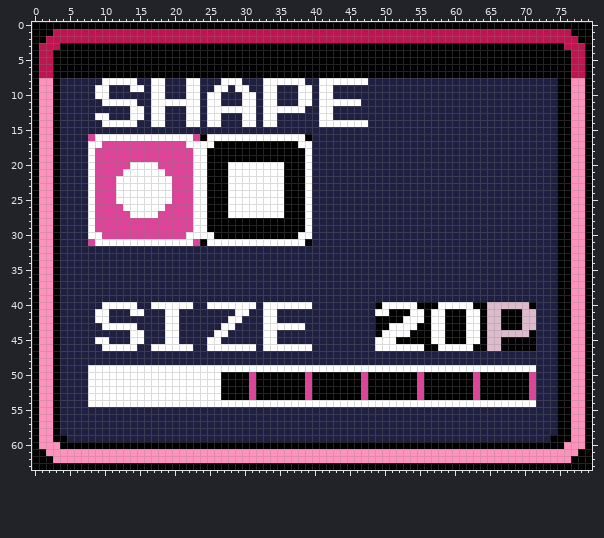
Two states of a pixel-art file, assets/bottom_ui_2.aseprite. The picture above was drawn from the file before the commit.
80x64 pixels, 1 frame.
And afterwards:
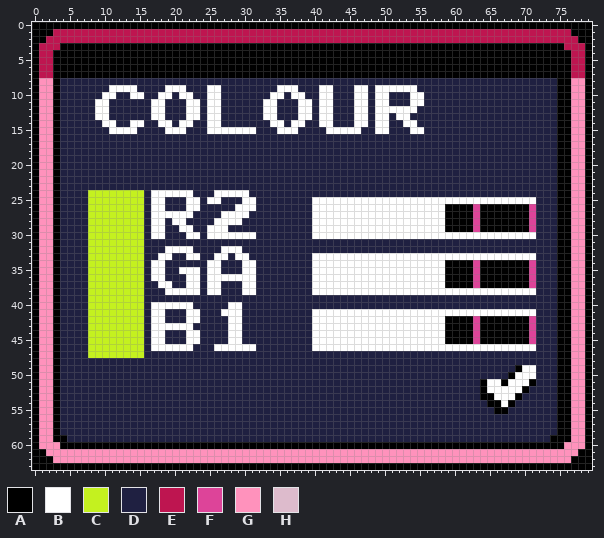
Palette (. is transparent): A #000000  B #ffffff  C #c4f11f  D #1f2041  E #be1550  F #dd4499  G #ff92bc  H #ddbbcc
The exact change:
layer "Layer 3" now hidden
layer "Layer 2" now shown
Changed rows in their new state; - is an unchanged pixel.
first column x 8:
 8 --DDDDD--DD---DD---DDD---DDDDDD--DDDDDDD------------------------
 9 -DDBBB-D-DDBBBDD-B-D-DD--DDBBBDD------BB-BBBBBB-----------------
10 -D-B--BB-D-B-B-D------DD-D-B-B-D------BB-BB---BB----------------
11 -B-DDDD----DDD--------DD-----------DDD-B-BB---BB----------------
12 -BB---DD-----------DDDDD---DDD-B------BB-BBBBBB-----------------
13 ------DD--------------DD------BB------BB-BB-BB------------------
14 ----DD-B-D-B-B-D------DD-D-B-BB----DDD---BB--BB-----------------
15 ---BBBB----BBB---BBBBBBB---BBB----BBBBB--BB---BB----------------
16 DDDDDDDDDDDDDDDDDDDDDDDDDDDDDDDD--------------------------------
17 DDDDDDDDDDDDDDDDDDDDDDDDDDDDDDDD--------------------------------
18 DDDDDDDDDDDDDDDDDDDDDDDDDDDDDDDD--------------------------------
19 DDDDDDDDDDDDDDDDDDDDDDDDDDDDDDDD--------------------------------
20 DDDDDDDDDDDDDDDDDDDDDDDDDDDDDDDD--------------------------------
21 DDDDDDDDDDDDDDDDDDDDDDDDDDDDDDDD--------------------------------
22 DDDDDDDDDDDDDDDDDDDDDDDDDDDDDDDD--------------------------------
23 DDDDDDDDDDDDDDDDDDDDDDDDDDDDDDDD--------------------------------
24 CCCCCCCCD---BBBDDDBB---DDDDDDDDD--------------------------------
25 CCCCCCCCD--DDDB-DBBDDD--DDDDDDDDBBBBBBBBBBBBBBBBBBBBBBBBBBBBBBBB
26 CCCCCCCCD--DDDB-DDDDD---DDDDDDDDBBBBBBBBBBBBBBBBBBBAAAAFAAAAAAAF
27 CCCCCCCCD-BBBBBDDDDB---DDDDDDDDDBBBBBBBBBBBBBBBBBBBAAAAFAAAAAAAF
28 CCCCCCCCDBBDBBDDDDBBBBDDDDDDDDDDBBBBBBBBBBBBBBBBBBBAAAAFAAAAAAAF
29 CCCCCCCCDBBDDBBDDBBBDDDDDDDDDDDDBBBBBBBBBBBBBBBBBBBAAAAFAAAAAAAF
30 CCCCCCCCDBBDDD--D-BBBBBBDDDDDDDDBBBBBBBBBBBBBBBBBBBBBBBBBBBBBBBB
31 CCCCCCCCDDDDDDDDDDDDDDDDDDDDDDDD--------------------------------
32 CCCCCCCC---BBBB----BBB------------------------------------------
33 CCCCCCCC--BB--BB--BB-BB---------BBBBBBBBBBBBBBBBBBBBBBBBBBBBBBBB
34 CCCCCCCC-BB------BB---BB--------BBBBBBBBBBBBBBBBBBBAAAAFAAAAAAAF
35 CCCCCCCC-BB--BBB-BB---BB--------BBBBBBBBBBBBBBBBBBBAAAAFAAAAAAAF
36 CCCCCCCC-BB---BB-BBBBBBB--------BBBBBBBBBBBBBBBBBBBAAAAFAAAAAAAF
37 CCCCCCCC--BB--BB-BB---BB--------BBBBBBBBBBBBBBBBBBBAAAAFAAAAAAAF
38 CCCCCCCC---BBBBB-BB---BB--------BBBBBBBBBBBBBBBBBBBBBBBBBBBBBBBB
39 CCCCCCCC--------------------------------------------------------
40 CCCCCCCC---------DDD--DD-DDDDDDD---------DDDDDDDDDDDDDDDDDDDDDDD
41 CCCCCCCC-BBDD-BB---BB-D--DD-----BBBBBBBBB--BBB--B--BBB--BBBBBBBB
42 CCCCCCCC-BBDD-BB---------DD-----BBBBBBBBBBBBB---B-----AF-AA---AF
43 CCCCCCCC-BB--BB----D-B---DDDDDD-BBBBBBBBBBB----BB-----AF-AA---AF
44 CCCCCCCC-BBDD-BB--DDBB---DD-----BBBBBBBBBB----BBB-----AF-AAAAAAF
45 CCCCCCCC-BBDD-BB-DD-BB---DD-----BBBBBBBBB---BBBBB-----AF-AA----F
46 CCCCCCCC---------D-------DDDDDDDBBBBBBBBB-------BB-----BBBBBBBBB
47 CCCCCCCC--------------------------------------------------------
49 DDDDDDDDDDDDDDDDDDDDDDDDDDDDDDDDDDDDDDDDDDDDDDDDDDDDDDDDDDDDDA--
50 DDDDDDDDDDDDDDDDDDDDDDDDDDDDDDDDDDDDDDDDDDDDDDDDDDDDDDDDDDDD-BBB
51 DDDDDDDDDDDDDDDDDDDDDDDDDDDDDDDDDDDDDDDDDDDDDDDDDDDDDDDD-BB-BBBA
52 DDDDDDDDDDDDDDDDDDDDDDDDDDDDDDDDDDDDDDDDDDDDDDDDDDDDDDDD-BBBBB-D
53 DDDDDDDDDDDDDDDDDDDDDDDDDDDDDDDDDDDDDDDDDDDDDDDDDDDDDDDD--BBB-DD
54 DDDDDDDDDDDDDDDDDDDDDDDDDDDDDDDDDDDDDDDDDDDDDDDDDDDDDDDDDAA-ADDD
55 ----------------------------------------------------------AA----
Boxes around the changes in both pictures, in picture pixels (x1, y1, x2, y2):
changed: (88, 78, 536, 414)
